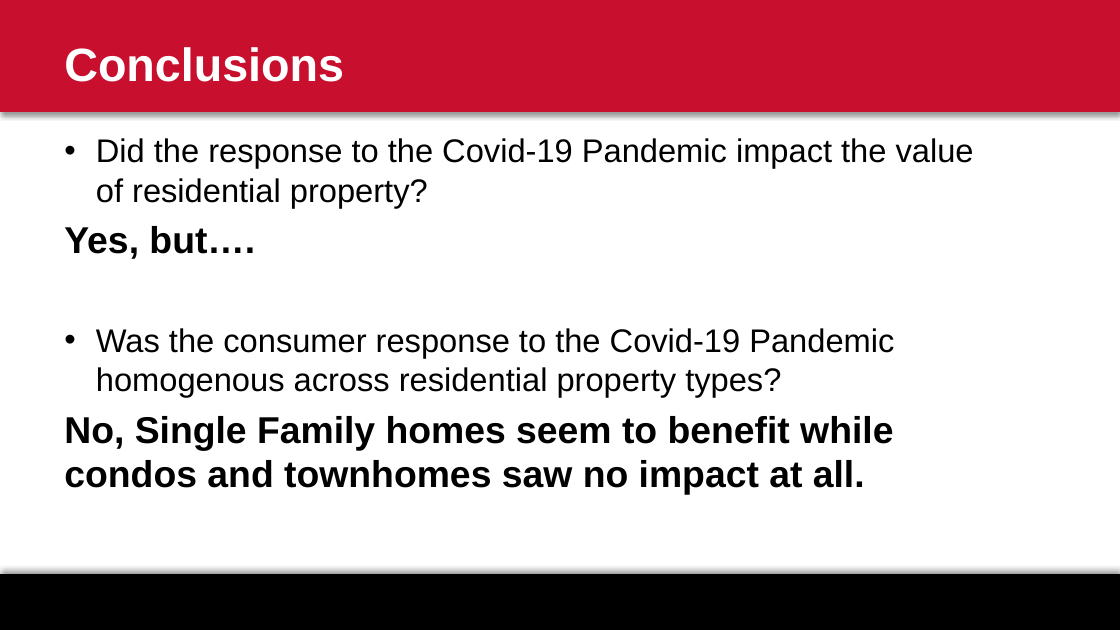
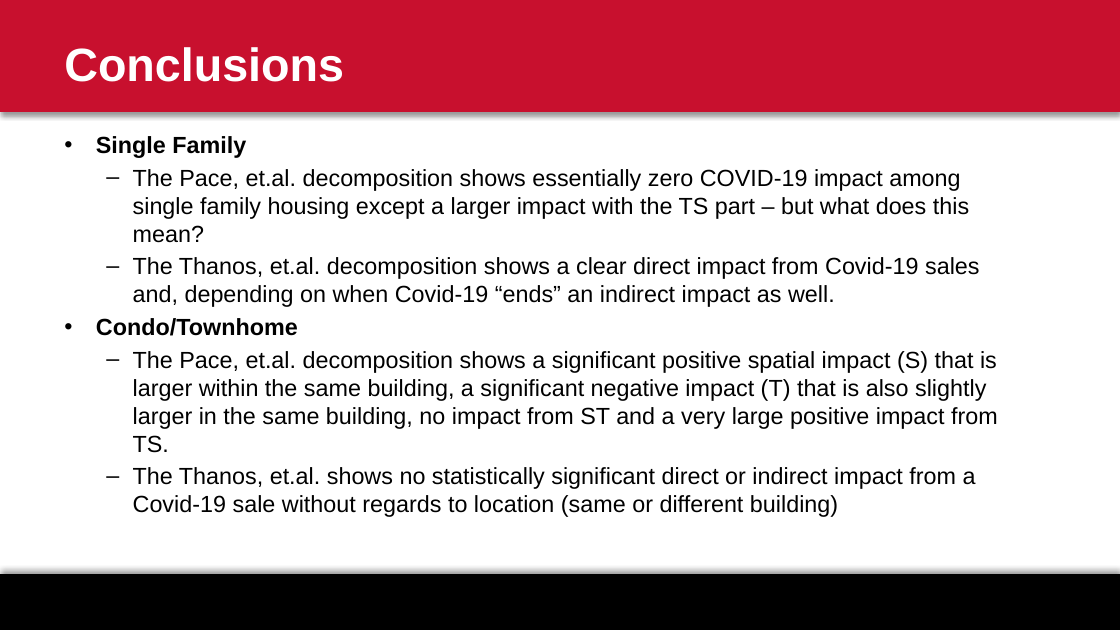
Before and after one commit to jrgroves/PY_Housing_Covid, a slide deck: slide 20 of Paper/MEA Presentation.pptx (slide 12 before the commit). Drawn at 1120x630 pixels with LibreOffice and Linux fonts; fonts in the diff are those of the drawing; background and template pictures are left out. Boxes give left, top, right and bottom in pixels: in the first picture for what was removed or moved away, otherwise in the second. Text is boxed around its words. In the diff, an @@ line names an element or a change of style, - is before the commit and + after.

```diff
--- a/Paper/MEA Presentation.pptx
+++ b/Paper/MEA Presentation.pptx
@@ text at box(96, 136, 998, 517): text changed; size 28 to 20 pt @@
-• Did the response to the Covid-19 Pandemic impact the value of residential property?
-Yes, but….
-• Was the consumer response to the Covid-19 Pandemic homogenous across residential property types?
-No, Single Family homes seem to benefit while condos and townhomes saw no impact at all.
+• Single Family
+  – The Pace, et.al. decomposition shows essentially zero COVID-19 impact among single family housing except a larger impact with the TS part – but what does this mean?
+  – The Thanos, et.al. decomposition shows a clear direct impact from Covid-19 sales and, depending on when Covid-19 “ends” an indirect impact as well.
+• Condo/Townhome
+  – The Pace, et.al. decomposition shows a significant positive spatial impact (S) that is larger within the same building, a significant negative impact (T) that is also slightly larger in the same building, no impact from ST and a very large positive impact from TS.
+  – The Thanos, et.al. shows no statistically significant direct or indirect impact from a Covid-19 sale without regards to location (same or different building)
```
Also in this commit, not shown: 1 other slide changed, 8 slides added, 5 other files.
